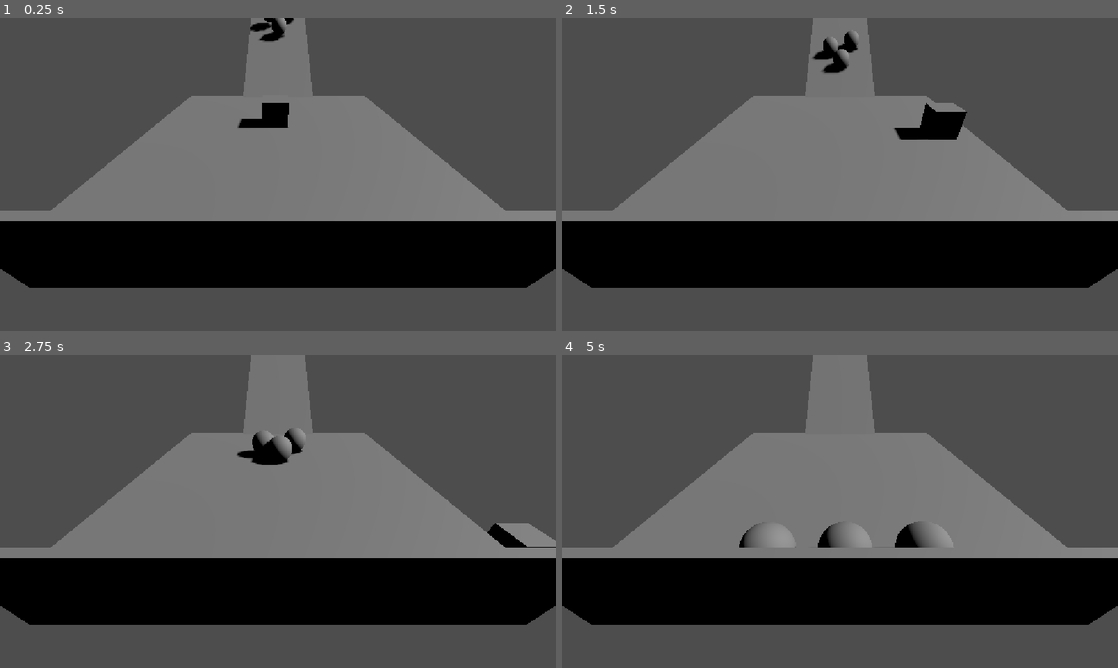
Above: before the commit, frames 1-4 (two rows, left to right).
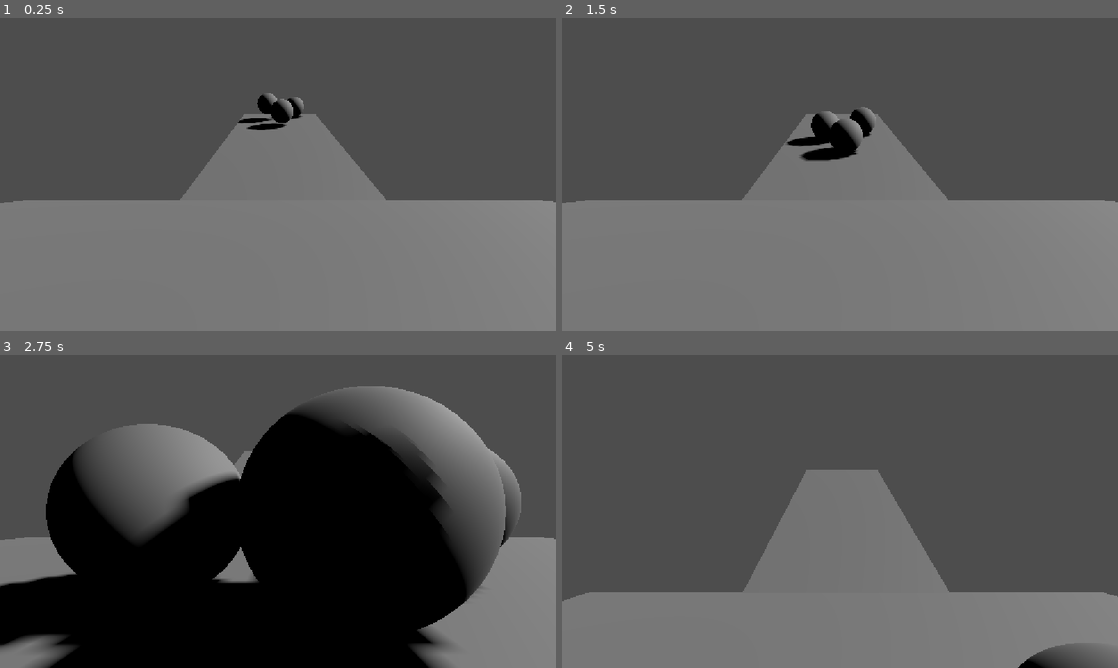
Above: after the commit, the same moments.

Repository: oliverrozo2009-afk/new-game-project
Game: Godot game, scene res://node_3d.tscn
The game is run twice, just before and just after one commit, with the same random seed, the same clock (stepped at 60 frames per second) and the same inputs. The project has no main scene, so this scene is started directly.
Inputs:
- Up to frame 1 (0.25 s): no input
- Up to frame 2 (1.5 s): tap Enter (ui_accept) at 0.5, 0.77 s; hold Right (ui_right) 0.53-1.28 s; hold Down (ui_down) from 1.28 s (still down)
- Up to frame 3 (2.75 s): tap Enter (ui_accept) at 1.52 s; release Down (ui_down) at 2.03 s; hold Right (ui_right) from 2.03 s (still down)
- Up to frame 4 (5 s): release Right (ui_right) at 2.78 s; hold Up (ui_up) 2.78-3.53 s; tap Enter (ui_accept) at 3.02, 3.77, 4.52 s; hold Left (ui_left) from 3.53 s (still down)

The runs differ from the first frame. In frame 1, 50% of the frame differs, in the area x 0-100%, y 0-100%; in frame 2, 51%; in frame 3, 50%; in frame 4, 56%.

Commit message:
test
more testing shhhhhhtuff

Diff:
--- /dev/null
+++ b/camera_3d.gd
@@ -0,0 +1,11 @@
+extends Camera3D
+
+
+# Called when the node enters the scene tree for the first time.
+func _ready() -> void:
+	pass # Replace with function body.
+
+
+# Called every frame. 'delta' is the elapsed time since the previous frame.
+func _process(delta: float) -> void:
+	pass
--- a/john_character.gd
+++ b/john_character.gd
@@ -16,7 +16,7 @@
 
 	# Get the input direction and handle the movement/deceleration.
 	# As good practice, you should replace UI actions with custom gameplay actions.
-	var input_dir := Input.get_vector("ui_left", "ui_right", "ui_up", "ui_down")
+	var input_dir := Input.get_vector("move-left", "move-right", "move-forward", "move-backward")
 	var direction := (transform.basis * Vector3(input_dir.x, 0, input_dir.y)).normalized()
 	if direction:
 		velocity.x = direction.x * SPEED
--- a/john_character.tscn
+++ b/john_character.tscn
@@ -2,17 +2,18 @@
 
 [ext_resource type="Script" uid="uid://bseph2xa1i45r" path="res://john_character.gd" id="1_7fx3y"]
 
-[sub_resource type="BoxMesh" id="BoxMesh_cjt8b"]
-size = Vector3(0.5, 0.5, 0.5)
+[sub_resource type="SphereMesh" id="SphereMesh_7fx3y"]
+radius = 0.25
+height = 0.5
 
-[sub_resource type="BoxShape3D" id="BoxShape3D_ew1vx"]
-size = Vector3(0.5, 0.5, 0.5)
+[sub_resource type="SphereShape3D" id="SphereShape3D_noarx"]
+radius = 0.25
 
 [node name="john-character" type="CharacterBody3D" unique_id=1033239084]
 script = ExtResource("1_7fx3y")
 
 [node name="MeshInstance3D" type="MeshInstance3D" parent="." unique_id=716638689]
-mesh = SubResource("BoxMesh_cjt8b")
+mesh = SubResource("SphereMesh_7fx3y")
 
 [node name="CollisionShape3D" type="CollisionShape3D" parent="." unique_id=1693861695]
-shape = SubResource("BoxShape3D_ew1vx")
+shape = SubResource("SphereShape3D_noarx")
--- a/node_3d.tscn
+++ b/node_3d.tscn
@@ -24,15 +24,14 @@
 [node name="level-1" type="Node3D" unique_id=166189663]
 transform = Transform3D(2, 0, 0, 0, 2, 0, 0, 0, 2, 0, 0, 0)
 
-[node name="Camera3D" type="Camera3D" parent="." unique_id=1299609926]
-transform = Transform3D(0.5, 0, 0, 0, 0.40338853, 0.29542804, 0, -0.29542804, 0.40338853, 0, 1.6296567, 3.5408597)
-
 [node name="DirectionalLight3D" type="DirectionalLight3D" parent="." unique_id=1603802590]
 transform = Transform3D(-0.0022397782, -0.32020202, 0.38401258, 2.9802322e-08, 0.38401645, 0.3202052, -0.499995, 0.0014344002, -0.0017202041, 3.2779772, 1.6707712, -0.08945346)
 shadow_enabled = true
 
 [node name="john-character" parent="." unique_id=1033239084 instance=ExtResource("1_noarx")]
 transform = Transform3D(1, 0, 0, 0, 1, 0, 0, 0, 1, -0.05067253, 0.29379058, -0.5)
+
+[node name="Camera3D" type="Camera3D" parent="john-character" unique_id=553695622]
 
 [node name="balls" type="Node3D" parent="." unique_id=1152387638]
 
--- a/project.godot
+++ b/project.godot
@@ -19,6 +19,29 @@
 window/stretch/mode="canvas_items"
 window/stretch/aspect="expand"
 
+[input]
+
+move-forward={
+"deadzone": 0.2,
+"events": [Object(InputEventKey,"resource_local_to_scene":false,"resource_name":"","device":-1,"window_id":0,"alt_pressed":false,"shift_pressed":false,"ctrl_pressed":false,"meta_pressed":false,"pressed":false,"keycode":0,"physical_keycode":87,"key_label":0,"unicode":119,"location":0,"echo":false,"script":null)
+]
+}
+move-backward={
+"deadzone": 0.2,
+"events": [Object(InputEventKey,"resource_local_to_scene":false,"resource_name":"","device":-1,"window_id":0,"alt_pressed":false,"shift_pressed":false,"ctrl_pressed":false,"meta_pressed":false,"pressed":false,"keycode":0,"physical_keycode":83,"key_label":0,"unicode":115,"location":0,"echo":false,"script":null)
+]
+}
+move-right={
+"deadzone": 0.2,
+"events": [Object(InputEventKey,"resource_local_to_scene":false,"resource_name":"","device":-1,"window_id":0,"alt_pressed":false,"shift_pressed":false,"ctrl_pressed":false,"meta_pressed":false,"pressed":false,"keycode":0,"physical_keycode":68,"key_label":0,"unicode":100,"location":0,"echo":false,"script":null)
+]
+}
+move-left={
+"deadzone": 0.2,
+"events": [Object(InputEventKey,"resource_local_to_scene":false,"resource_name":"","device":-1,"window_id":0,"alt_pressed":false,"shift_pressed":false,"ctrl_pressed":false,"meta_pressed":false,"pressed":false,"keycode":0,"physical_keycode":65,"key_label":0,"unicode":97,"location":0,"echo":false,"script":null)
+]
+}
+
 [physics]
 
 3d/physics_engine="Jolt Physics"
Not shown, added: camera_3d.gd.uid
